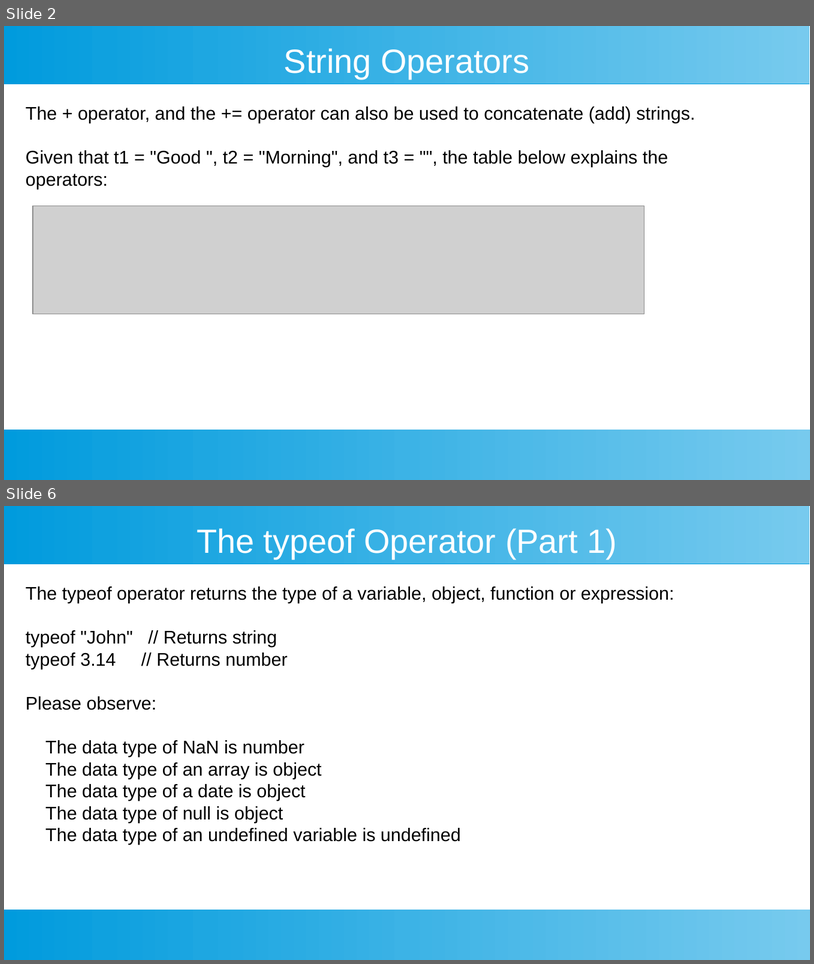
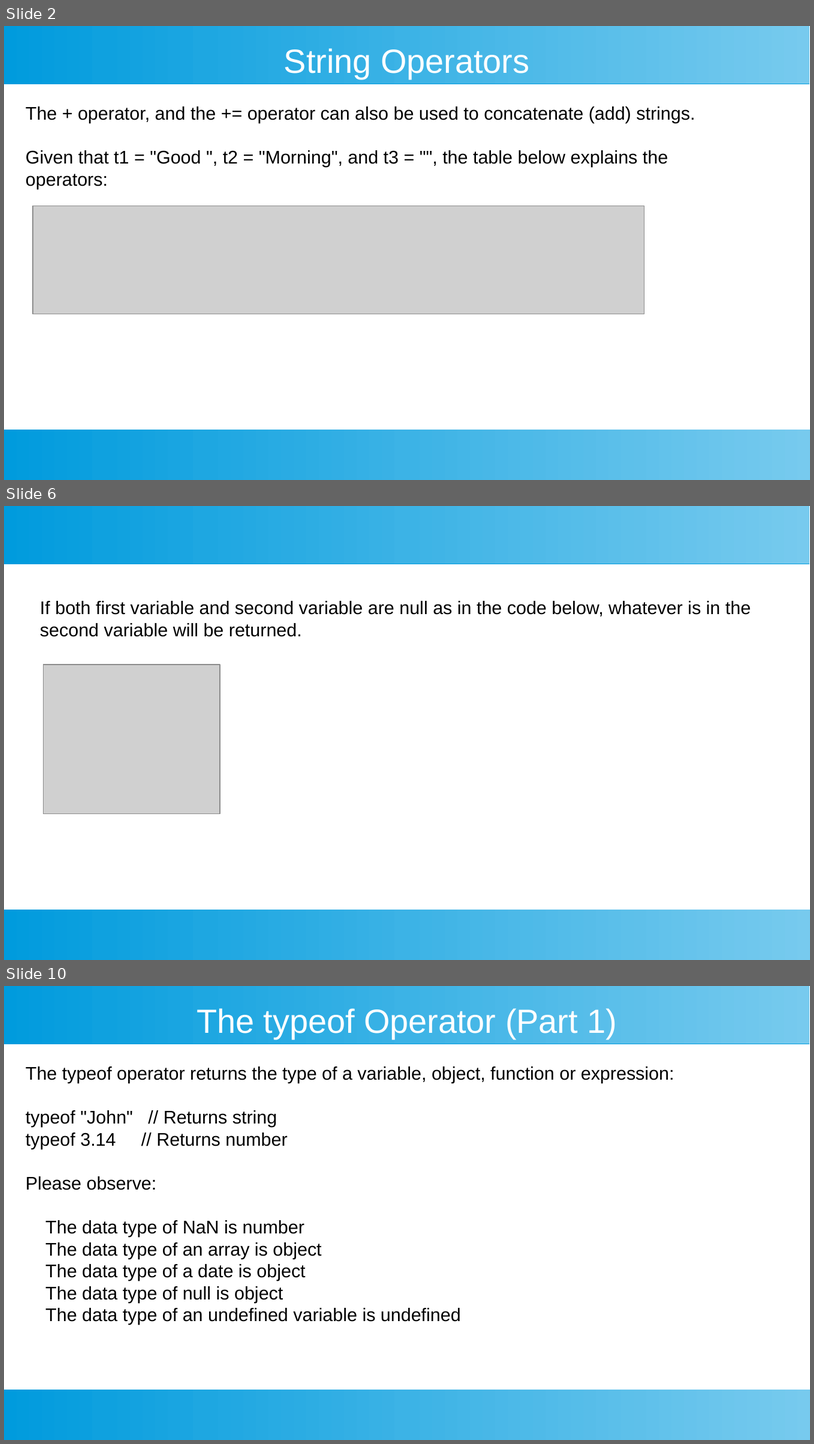
Before and after one commit to ashishjain1547/public_lessons_in_javascript, a slide deck: 3_Operators/special operators.odp. Shown one above the other, each under a label of ours: slides 2 and 6 before the commit, slides 2, 6 and 10 after it; the slides between them are not shown. The pictures are 814x964 and 814x1444 pixels, drawn with LibreOffice and Linux fonts; fonts in the diff are those of the drawing; grey boxes stand for pictures. Boxes give left, top, right and bottom in pixels: in the first picture for what was removed or moved away, otherwise in the second. Text is boxed around its words. In the diff, an @@ line names an element or a change of style, - is before the commit and + after.

```diff
--- a/3_Operators/special operators.odp
+++ b/3_Operators/special operators.odp
@@ slide 6 added at [4,506,810,960], background #FFFFFF; not listed: 2 template elements that a slide beside it also shows @@
@@ text added at [40,601,751,637], 18 pt, text #000000 @@
+If both first variable and second variable are null as in the code below, whatever is in the second variable will be returned.
@@ picture added at [44,665,221,814] @@
@@ what was slide 6 is now slide 10 @@
```
Also in this commit, not shown: 4 slides changed, 7 other slides added, 37 other files.
